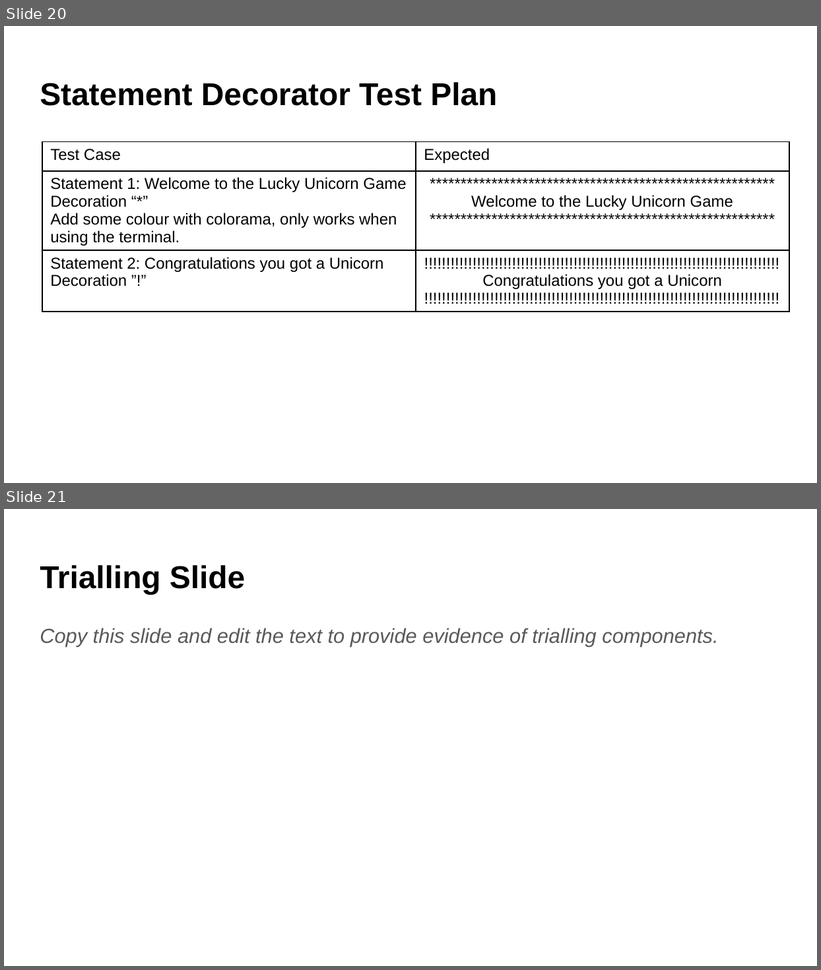
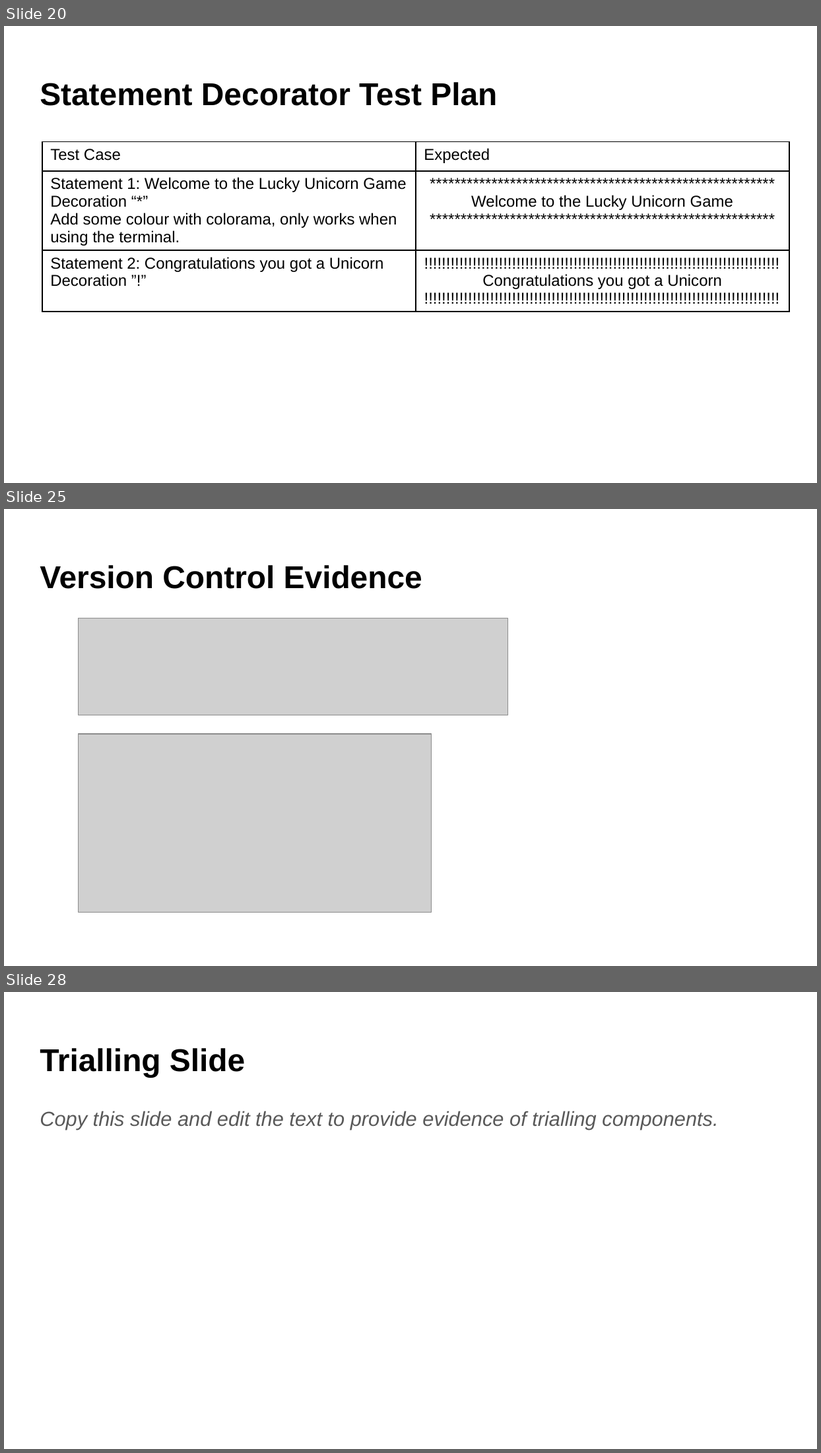
Before and after one commit to aspectnz/PEX, a slide deck: games/luckyunicorn/Python Program Documentation.pptx. Shown one above the other, each under a label of ours: slides 20 and 21 before the commit, slides 20, 25 and 28 after it; the slides between them are not shown. The pictures are 821x970 and 821x1453 pixels, drawn with LibreOffice and Linux fonts; fonts in the diff are those of the drawing; grey boxes stand for pictures. Boxes give left, top, right and bottom in pixels: in the first picture for what was removed or moved away, otherwise in the second. Text is boxed around its words. In the diff, an @@ line names an element or a change of style, - is before the commit and + after.

```diff
--- a/games/luckyunicorn/Python Program Documentation.pptx
+++ b/games/luckyunicorn/Python Program Documentation.pptx
@@ slide 25 added at (4,509,817,966), background #FFFFFF @@
@@ title added at (40,565,422,589), 28 pt, text #000000, bold @@
+Version Control Evidence
@@ picture added at (79,618,508,715) @@
@@ picture added at (79,734,432,913) @@
@@ what was slide 21 is now slide 28 @@
```
Also in this commit, not shown: 1 slide changed, 6 other slides added, 2 slides removed, 3 other files.
